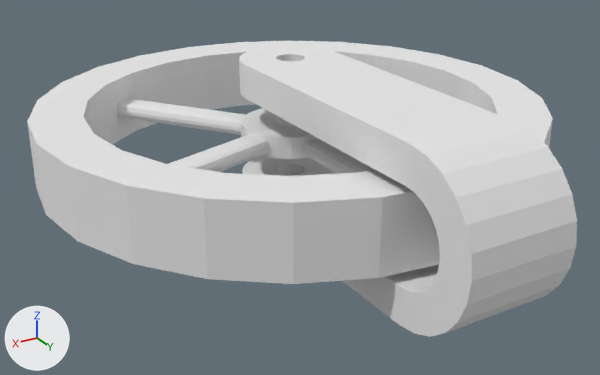
Renders of the OBJ model data/robotDesigner/meshes/3DP-wheelPassive_w.obj from each side of a commit.
The view is the same before and after, from a 50 mm lens placed at (1.6, 2.74, 1.11), pointed at (0.07, 0.19, -0.16). The axes (+X, +Y, +Z) are drawn at lower left. The lights are the same throughout. Where no turn or scale is listed for an object, it has been applied to the vertices. Vertices at the same position are counted once.

The first picture shows '3DP-wheel4.lwo'.
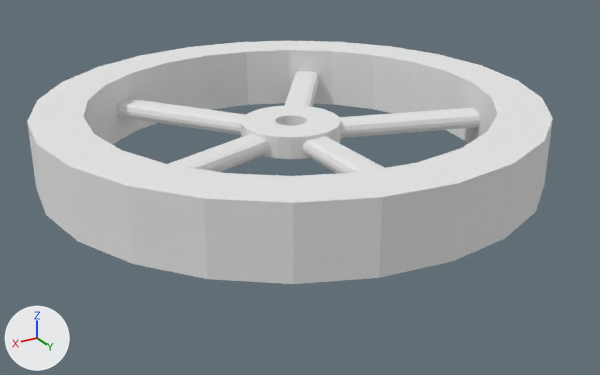
Commit message: Fixed passive wheel bracket

Location of each change, (x1, y1, x2, y2) in pixels of the pictures (600 x 375 px; the box of a moved part takes in the faces that stretch with it):
'3DP-wheel4.lwo', reshaped (18% shorter): before (27, 40, 577, 337); after (27, 40, 553, 284)
part 1 of me_3dp_wheel4_lwo, deleted: before (239, 46, 577, 337)
part 2 of me_3dp_wheel4_lwo, moved or reshaped: (166, 52, 248, 110) in both
part 3 of me_3dp_wheel4_lwo, moved or reshaped: before (412, 62, 474, 104); after (410, 62, 474, 143)
part 4 of me_3dp_wheel4_lwo, moved or reshaped: before (280, 118, 287, 125); after (280, 116, 306, 125)

The change in detail:
me_3dp_wheel4_lwo is used by ob_3dp_wheel4_lwo; location (0.0, 0.0, 0.0).
Verts and faces of me_3dp_wheel4_lwo; kept vertices keep their numbers, new ones are numbered from 688.
Before the commit, vertices of me_3dp_wheel4_lwo: 256 (0.21, -0.77, -0.13), 257 (0.0, -0.8, -0.13) at pixel (207, 109), 258 (-0.21, -0.77, -0.13) at pixel (248, 104), 292 (-0.21, -0.77, 0.13) at pixel (246, 51), 293 (0.0, -0.8, 0.13) at pixel (205, 55).
Before the commit, vertices of me_3dp_wheel4_lwo: 294 (0.21, -0.77, 0.13) at pixel (166, 62), 302 (0.0, -0.8, -0.13) at pixel (207, 109), 303 (0.0, -0.8, 0.13) at pixel (205, 55).
Before the commit, vertices of me_3dp_wheel4_lwo: 262 (-0.77, -0.21, -0.13), 263 (-0.8, 0.0, -0.13), 264 (-0.77, 0.21, -0.13), 286 (-0.77, 0.21, 0.13) at pixel (474, 83), 287 (-0.8, 0.0, 0.13) at pixel (447, 71).
Before the commit, vertices of me_3dp_wheel4_lwo: 288 (-0.77, -0.21, 0.13) at pixel (413, 61), 300 (-0.8, 0.0, -0.13), 301 (-0.8, 0.0, 0.13) at pixel (447, 71).
me_3dp_wheel4_lwo had 688 vertices, 1034 faces and spanned x -1.0..1.0, y -1.0..1.3, z -0.3..0.3.
me_3dp_wheel4_lwo now has 472 vertices, 924 faces and spans x -1.0..1.0, y -1.0..1.0, z -0.13..0.13.
me_3dp_wheel4_lwo part 1: the loose piece of 200 vertices spanning x -0.2..0.2, y -0.2..1.3, z -0.3..0.3 is deleted.
Part 2, on me_3dp_wheel4_lwo:
Vertices deleted: 302, 303 (with the faces that use them).
New faces: (257, 258, 292), (257, 292, 293), (256, 257, 293), (256, 293, 294) (mat_default (white #e7e7e7)).
Part 3, on me_3dp_wheel4_lwo:
Vertices deleted: 300, 301 (with the faces that use them).
New faces: (263, 264, 286), (263, 286, 287), (262, 263, 287), (262, 287, 288) (mat_default (white #e7e7e7)).
Part 4, on me_3dp_wheel4_lwo:
8 vertices are removed from x -0.06..0.06, y -0.06..0.06, z -0.04..0.04.
16 faces are deleted.
16 new faces join them, mat_default (white #e7e7e7).
